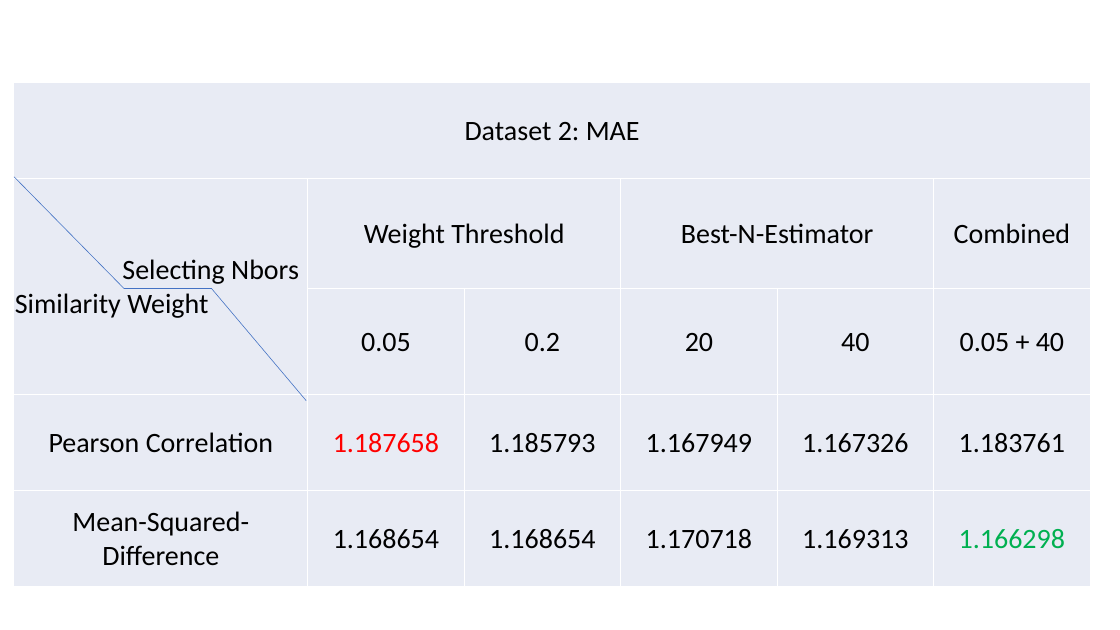
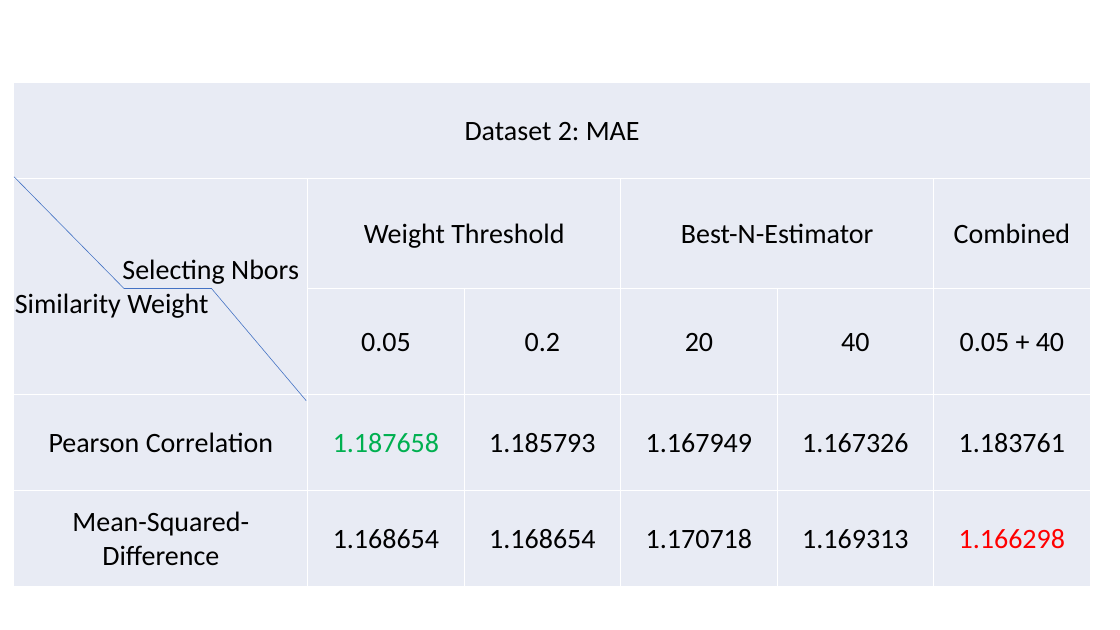
Before and after one commit to TZstatsADS/Spring2018-Project4-grp4, a slide deck: slide 12 of doc/Presentation_group4.pptx. Drawn at 1120x630 pixels with LibreOffice and Linux fonts; fonts in the diff are those of the drawing. Boxes give left, top, right and bottom in pixels: in the first picture for what was removed or moved away, otherwise in the second. Text is boxed around its words. In the diff, an @@ line names an element or a change of style, - is before the commit and + after.

Commit message:
PPT

```diff
--- a/doc/Presentation_group4.pptx
+++ b/doc/Presentation_group4.pptx
@@ table at (14, 82, 1090, 586) @@
@@ text colour #FF0000 to #00B050 in "1.187658" @@
@@ text colour #00B050 to #FF0000 in "1.166298" @@
```
Also in this commit, not shown: 2 other files.
